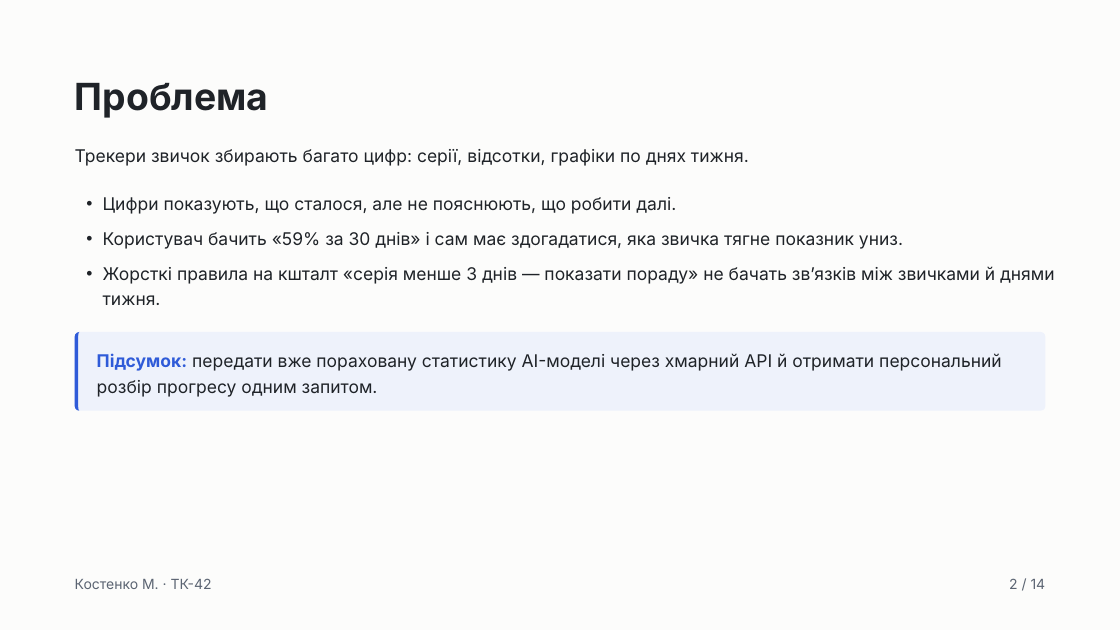
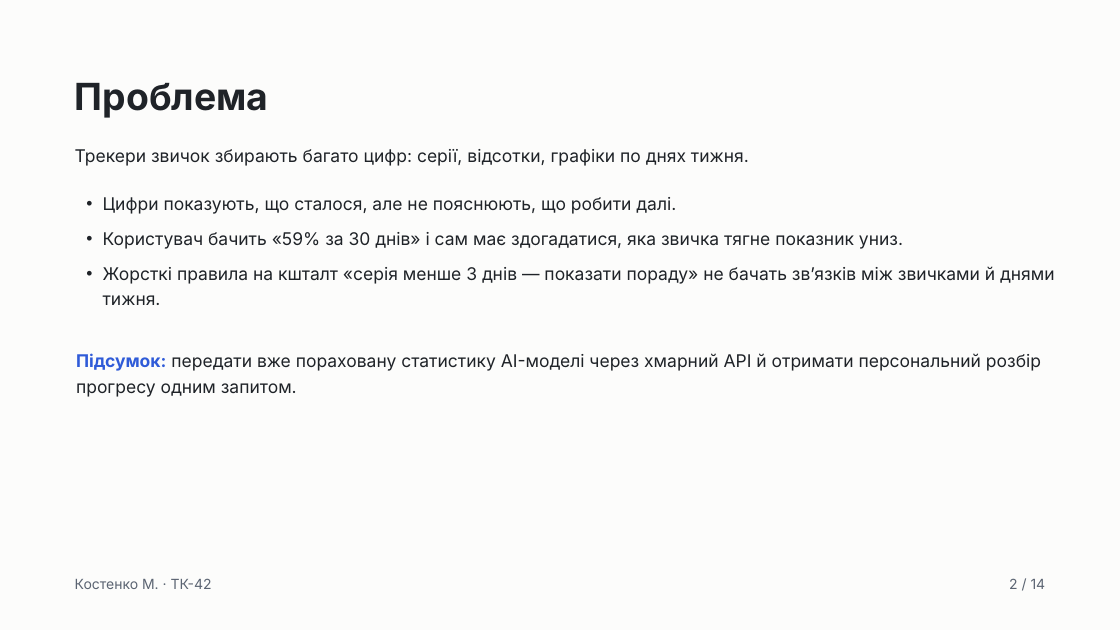
Before and after one commit to w1sed1/tracker-api, a slide deck: slide 2 of Habit Tracker + Gemini AI — Лаб. 2 «Хмарні обчислення».pptx. Drawn at 1120x630 pixels with LibreOffice and Linux fonts; fonts in the diff are those of the drawing. Boxes give left, top, right and bottom in pixels: in the first picture for what was removed or moved away, otherwise in the second. Text is boxed around its words. In the diff, an @@ line names an element or a change of style, - is before the commit and + after.

```diff
--- a/Habit Tracker + Gemini AI — Лаб. 2 «Хмарні обчислення».pptx
+++ b/Habit Tracker + Gemini AI — Лаб. 2 «Хмарні обчислення».pptx
@@ text "Підсумок: передати вже пораховану статистику ...": place and size @@
-text "Підсумок: передати вже пораховану статистику ..." at (75, 332, 1046, 411)
+text "Підсумок: передати вже пораховану статистику ..." at (76, 353, 1041, 397)
@@ text "Підсумок: передати вже пораховану статистику ..." at (76, 353, 1041, 397): fill #EEF2FB to none @@
@@ freeform shape removed at (75, 332, 1046, 411) @@
```
Also in this commit, not shown: 10 other slides changed, 4 other files.
